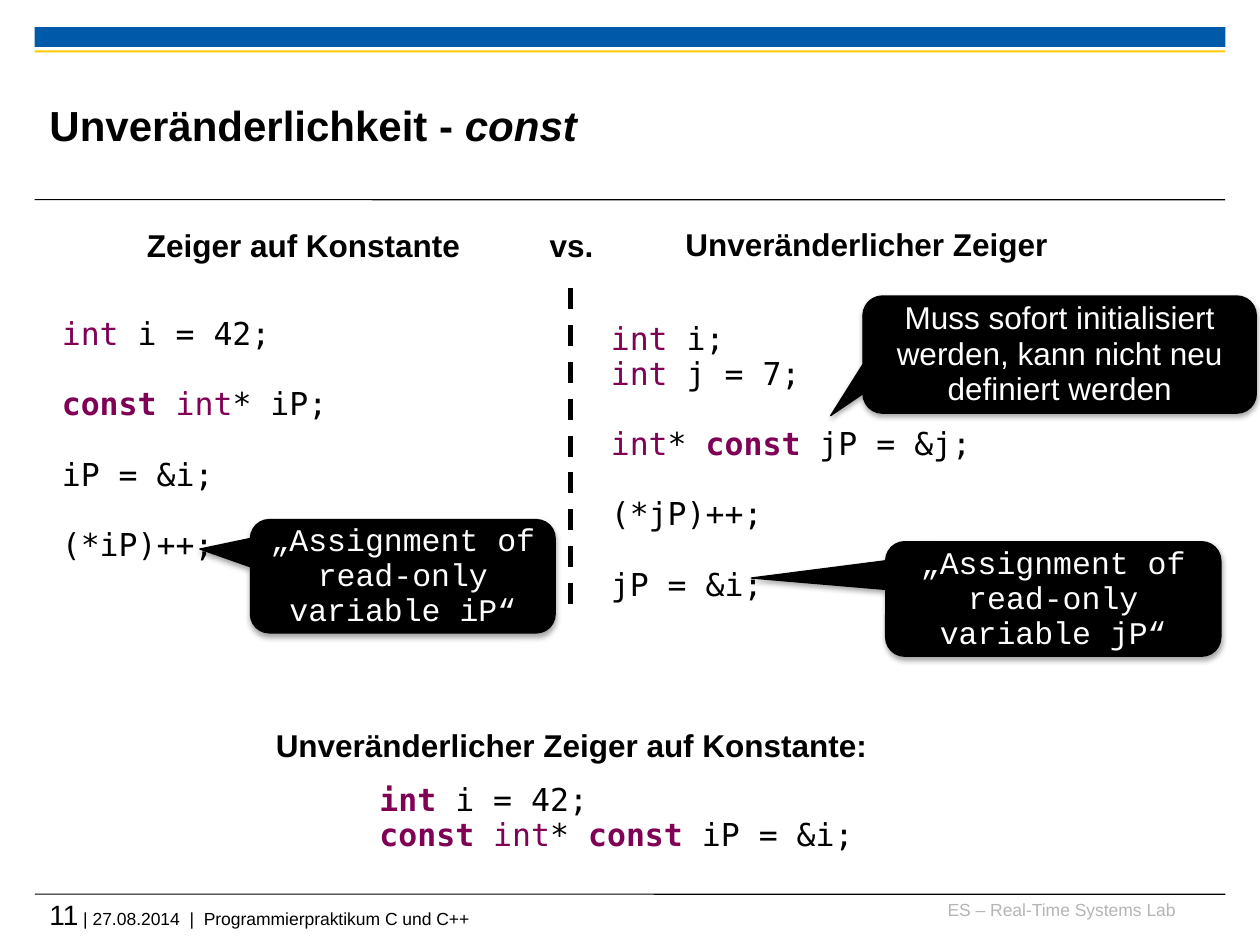
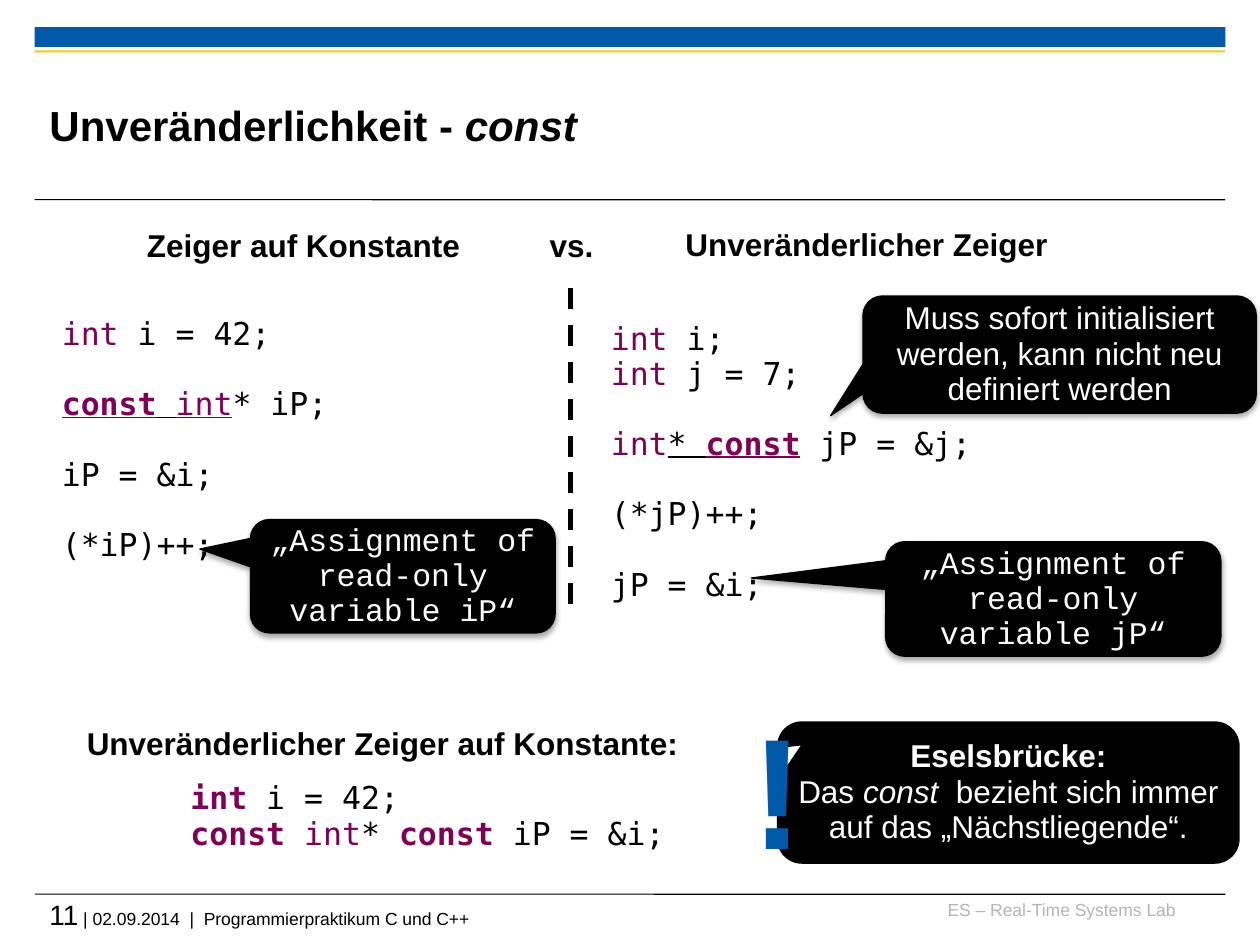
Before and after one commit to h82k/tud-cppp, a slide deck: slide 11 of Vorlesung/2 Speicherverwaltung.pptx. Drawn at 1260x945 pixels with LibreOffice and Linux fonts; fonts in the diff are those of the drawing; background and template pictures are left out. Boxes give left, top, right and bottom in pixels: in the first picture for what was removed or moved away, otherwise in the second. Text is boxed around its words. In the diff, an @@ line names an element or a change of style, - is before the commit and + after.

```diff
--- a/Vorlesung/2 Speicherverwaltung.pptx
+++ b/Vorlesung/2 Speicherverwaltung.pptx
@@ text at [62, 391, 327, 420]: underline on in "const int*" @@
@@ text at [611, 431, 971, 462]: underline on in "int* const" @@
@@ text added at [740, 702, 770, 892], 90 pt, text #005AA9, bold @@
+!
@@ text "Unveränderlicher Zeiger auf Konstante:": place and size @@
-text "Unveränderlicher Zeiger auf Konstante:" at [276, 734, 866, 763]
+text "Unveränderlicher Zeiger auf Konstante:" at [87, 732, 677, 761]
@@ rounded speech box added at [779, 723, 1237, 862], fill #000000, outline #000000 2 pt, 18 pt, text #FFFFFF @@
+Eselsbrücke:
+Das const bezieht sich immer auf das „Nächstliegende“.
@@ text "int i = 42; const ...": place and size @@
-text "int i = 42; const ..." at [379, 786, 854, 851]
+text "int i = 42; const ..." at [190, 784, 665, 850]
@@ text at [49, 905, 469, 929]: text changed @@
-11 | 27.08.2014 | Programmierpraktikum C und C++
+11 | 02.09.2014 | Programmierpraktikum C und C++
```
Also in this commit, not shown: 3 other slides changed.
